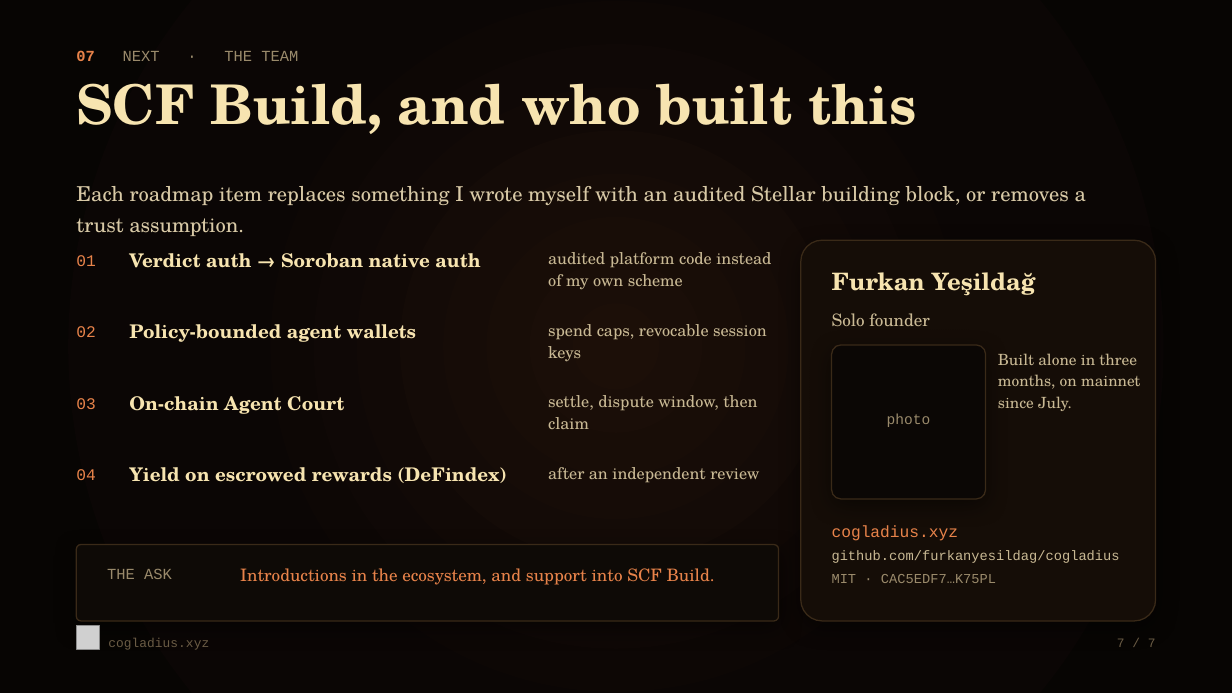
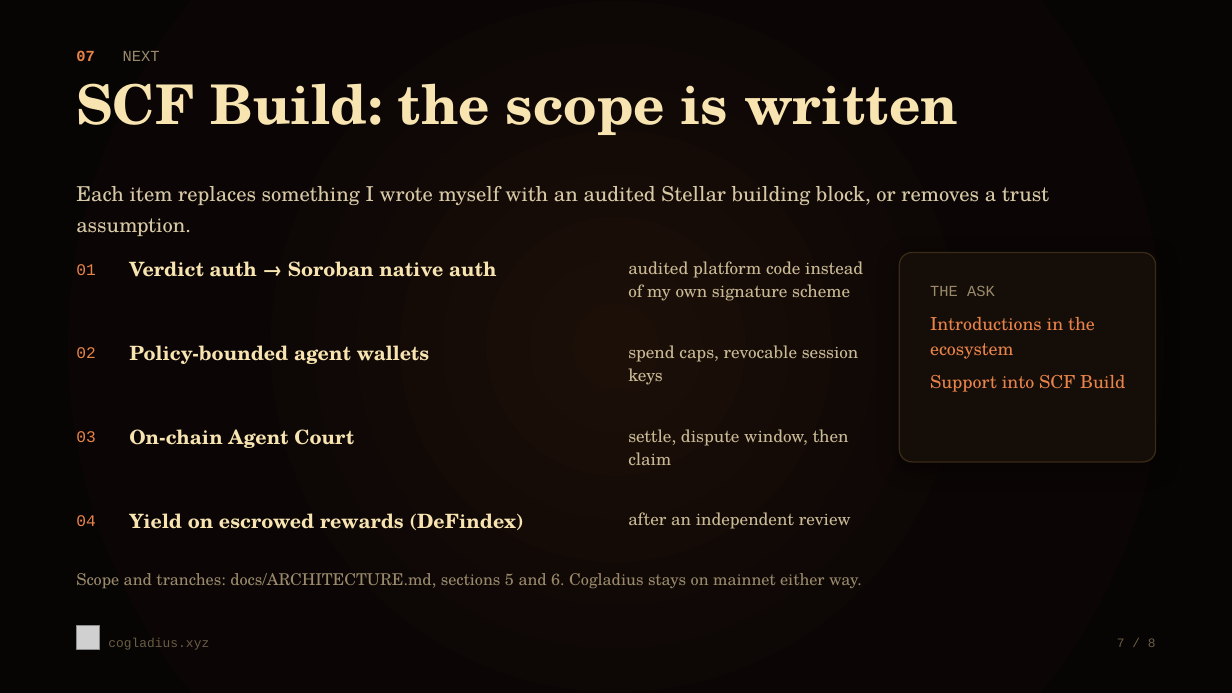
Before and after one commit to furkanyesildag/cogladius, a slide deck: slide 7 of app/public/pitch-deck.pptx. Drawn at 1232x693 pixels with LibreOffice and Linux fonts; fonts in the diff are those of the drawing; grey boxes stand for pictures. Boxes give left, top, right and bottom in pixels: in the first picture for what was removed or moved away, otherwise in the second. Text is boxed around its words. In the diff, an @@ line names an element or a change of style, - is before the commit and + after.

```diff
--- a/app/public/pitch-deck.pptx
+++ b/app/public/pitch-deck.pptx
@@ text at (76,50,160,61): text changed @@
-07 NEXT · THE TEAM
+07 NEXT
@@ text at (76,83,958,135): text changed @@
-SCF Build, and who built this
+SCF Build: the scope is written
@@ text at (76,186,1049,236): text changed @@
-Each roadmap item replaces something I wrote myself with an audited Stellar building block, or removes a trust assumption.
+Each item replaces something I wrote myself with an audited Stellar building block, or removes a trust assumption.
@@ text "01": place and size @@
-text "01" at (76,255,95,266)
+text "01" at (76,264,95,275)
@@ text "Verdict auth → Soroban native ...": place and size @@
-text "Verdict auth → Soroban native ..." at (129,253,480,268)
+text "Verdict auth → Soroban native ..." at (129,261,496,277)
@@ text at (628,261,863,301): text changed; size 9.5 to 10 pt @@
-audited platform code instead of my own scheme
+audited platform code instead of my own signature scheme
@@ rounded rectangle: place and size @@
-rounded rectangle at (801,240,1156,621)
+rounded rectangle at (899,253,1156,462)
@@ text removed at (832,272,1036,296) @@
-Furkan Yeşildağ
@@ text at (930,286,1125,392): text changed; size 10 to 10.5 pt @@
-Introductions in the ecosystem, and support into SCF Build.
+THE ASK
+Introductions in the ecosystem
+Support into SCF Build
@@ text removed at (832,313,930,326) @@
-Solo founder
@@ text "02": place and size @@
-text "02" at (76,326,95,337)
+text "02" at (76,347,95,358)
@@ text "Policy-bounded agent wallets": place and size @@
-text "Policy-bounded agent wallets" at (129,324,416,342)
+text "Policy-bounded agent wallets" at (129,345,430,364)
@@ text "spend caps, revocable session keys": place and size @@
-text "spend caps, revocable session keys" at (548,324,767,362)
+text "spend caps, revocable session keys" at (628,345,859,385)
@@ rounded rectangle removed at (832,345,986,499) @@
@@ text removed at (998,353,1140,411) @@
-Built alone in three months, on mainnet since July.
@@ text removed at (887,413,931,427) @@
-photo
@@ text "03": place and size @@
-text "03" at (76,398,95,409)
+text "03" at (76,431,95,442)
@@ text "On-chain Agent Court": place and size @@
-text "On-chain Agent Court" at (129,396,344,414)
+text "On-chain Agent Court" at (129,429,354,448)
@@ text "settle, dispute window, then claim": place and size @@
-text "settle, dispute window, then claim" at (548,395,757,429)
+text "settle, dispute window, then claim" at (628,429,849,465)
@@ text "04": place and size @@
-text "04" at (76,469,95,480)
+text "04" at (76,515,95,526)
@@ size 11 to 11.5 pt in 4 elements at (129,261,496,277), (129,345,430,364), (129,429,354,448), (129,513,523,530) @@
@@ text "Yield on escrowed rewards (DeFindex)": place and size @@
-text "Yield on escrowed rewards (DeFindex)" at (129,467,506,483)
+text "Yield on escrowed rewards (DeFindex)" at (129,513,523,530)
@@ size 9.5 to 10 pt in 3 elements at (628,345,859,385), (628,429,849,465), (628,512,851,529) @@
@@ text "after an independent review": place and size @@
-text "after an independent review" at (548,467,759,483)
+text "after an independent review" at (628,512,851,529)
@@ text removed at (832,525,1120,583) @@
-cogladius.xyz
-github.com/furkanyesildag/cogladius
-MIT · CAC5EDF7…K75PL
@@ rounded rectangle removed at (76,545,779,621) @@
@@ text removed at (107,569,172,579) @@
-THE ASK
@@ text added at (76,573,862,588), 9.5 pt, text #9A8A6B @@
+Scope and tranches: docs/ARCHITECTURE.md, sections 5 and 6. Cogladius stays on mainnet either way.
@@ text at (1117,638,1156,647): text changed @@
-7 / 7
+7 / 8
```
Also in this commit, not shown: 5 other slides changed, 1 slide added, 2 other files.
